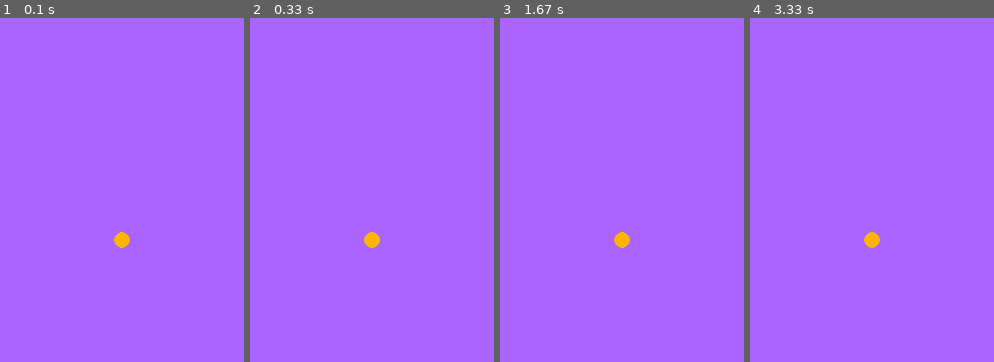
Above: before the commit, frames 1-4 (left to right).
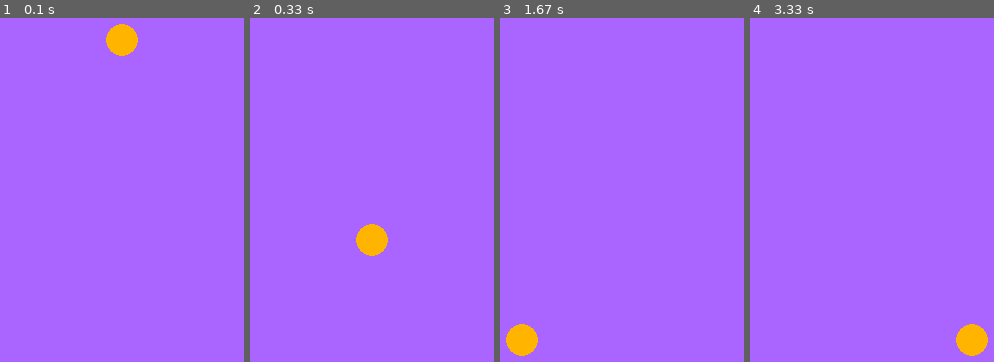
Above: after the commit, the same moments.

Repository: alvansga/my-py-game
Game: pygame game, started from Pong/main.py
Same seed, same stepped clock (60 frames per second), same inputs: the game is played once before the commit and once after it.
Inputs:
- Up to frame 1 (0.1 s): no input
- Up to frame 2 (0.33 s): no input
- Up to frame 3 (1.67 s): no input
- Up to frame 4 (3.33 s): no input

The runs differ from the first frame. In frame 1, 1.2% of the frame differs, in the area x 43-57%, y 1-67%; in frame 2, 0.7%; in frame 3, 1.2%; in frame 4, 1.2%.

Commit message:
moving pong

Diff:
--- a/Pong/ball.py
+++ b/Pong/ball.py
@@ -1,4 +1,5 @@
 import pygame
+from random import choice
 
 # warna yang dibutuhkan
 #               R   G   B
@@ -15,35 +16,70 @@
 ABU2        = ( 10, 10, 10)
 ABU2_1      = ( 20, 20, 20)
 
-#dark theme
-# BGCOLOR1 = HITAM
-# BGCOLOR2 = ABU2
 
-# MARBLECOLOR = ABU2_1
-# MARBLECOLOR2 = HITAM
-# RINGCOLOR = ABU2
-# BOARDCOLOR = HITAM
-# BOARDCOLOR2 = ABU2
-# WINTEKSCOLOR = PUTIH
+BALLCOLOR = JINGGA
 
-#original
-BGCOLOR1 = BIRU
-BGCOLOR2 = LIMEHIJAU
+BALLSPEED = 50
+BALLSIZE = 32
+BALLRADIUS = int (BALLSIZE * 0.5)
 
-MARBLECOLOR = JINGGA
-MARBLECOLOR2 = JINGGATUA
-RINGCOLOR = PUTIH
-BOARDCOLOR = BIRU
-BOARDCOLOR2 = BIRUTUA
-WINTEKSCOLOR = PUTIH
-
-UKURANMARBLE = 16
-JARI2MARBLE = int (UKURANMARBLE* 0.5)
+def pickRandomDirection(dir):
+    if dir == 'everywhere':
+        # ret = [(1,1),(1,-1),(-1,1),(-1,-1),(0,1),(1,0),(0,-1),(-1,0)]
+        ret = [(1,1),(1,-1),(-1,1),(-1,-1)]
+    elif dir == 'down':
+        # ret = [(1,1),(0,1),(-1,1)]
+        ret = [(1,1),(-1,1)]
+    elif dir == 'up':
+        # ret = [(1,-1),(0,-1),(-1,-1)]
+        ret = [(1,-1),(-1,-1)]
+    elif dir == 'right':
+        # ret = [(1,0),(1,-1),(1,1)]
+        ret = [(1,-1),(1,1)]
+    elif dir == 'left':
+        # ret = [(-1,-1),(-1,0),(-1,1)]
+        ret = [(-1,-1),(-1,1)]
+    else:
+        print("warning in pickRandomDirection!")
+        ret = []
+    return choice(ret)
 
 class Ball():
     def __init__(self,DISPLAYSURF,left,top):
         self.pos = (left,top)
-        self.r = JARI2MARBLE
+        self.r = BALLRADIUS
+        self.speed = BALLSPEED
         self.d = self.r * 2
-        self.color = MARBLECOLOR
+        self.color = BALLCOLOR
         pygame.draw.circle(DISPLAYSURF,self.color,self.pos,self.r)
+        self.initdir = pickRandomDirection('everywhere')
+        self.dir = self.initdir
+
+    def StartMoving(self,DISPLAYSURF):
+        # need to fill blank first
+        (left,top) = self.pos
+        self.pos = (left + (self.dir[0] * self.speed),top + (self.dir[1] * self.speed))
+        pygame.draw.circle(DISPLAYSURF,self.color,self.pos,self.r)
+
+
+    def CollideCheck(self,width,height):
+        # check perimeter and change direction if collide with window perimeter
+        if (self.pos[1] - self.r) < 0 + 1:
+            # print(self.pos[1] - self.r)
+            # self.dir = pickRandomDirection('down')
+            self.dir = (self.dir[0],1)
+        elif (self.pos[0] - self.r) < 0 + 1:
+            # print(self.pos[0] - self.r)
+            # self.dir = pickRandomDirection('right')
+            self.dir = (1,self.dir[1])
+        elif (self.pos[1] + self.r) > height - 1:
+            # print(self.pos[1] + self.r)
+            # self.dir = pickRandomDirection('up')
+            self.dir = (self.dir[0],-1)
+        elif (self.pos[0] + self.r) > width - 1:
+            # print(self.pos[0] + self.r)
+            # self.dir = pickRandomDirection('left')
+            self.dir = (-1,self.dir[1])
+        else:
+            # masih dalam frame
+            pass
--- a/Pong/main.py
+++ b/Pong/main.py
@@ -87,11 +87,14 @@
     win = False
 
     while True:
+        DISPLAYSURF.fill(BGCOLOR1)
+        bola.StartMoving(DISPLAYSURF)
+        bola.CollideCheck(LEBARWINDOW,TINGGIWINDOW)
         mouseklik = False
         mouserelease = False
 
         for event in pygame.event.get():
-            if event.type == QUIT or (event.type == KEYUP and event.key == K_ESCAPE):
+            if event.type == QUIT or (event.type == KEYUP and (event.key == K_ESCAPE or event.key == K_q)):
                 pygame.quit()
                 sys.exit()
 
